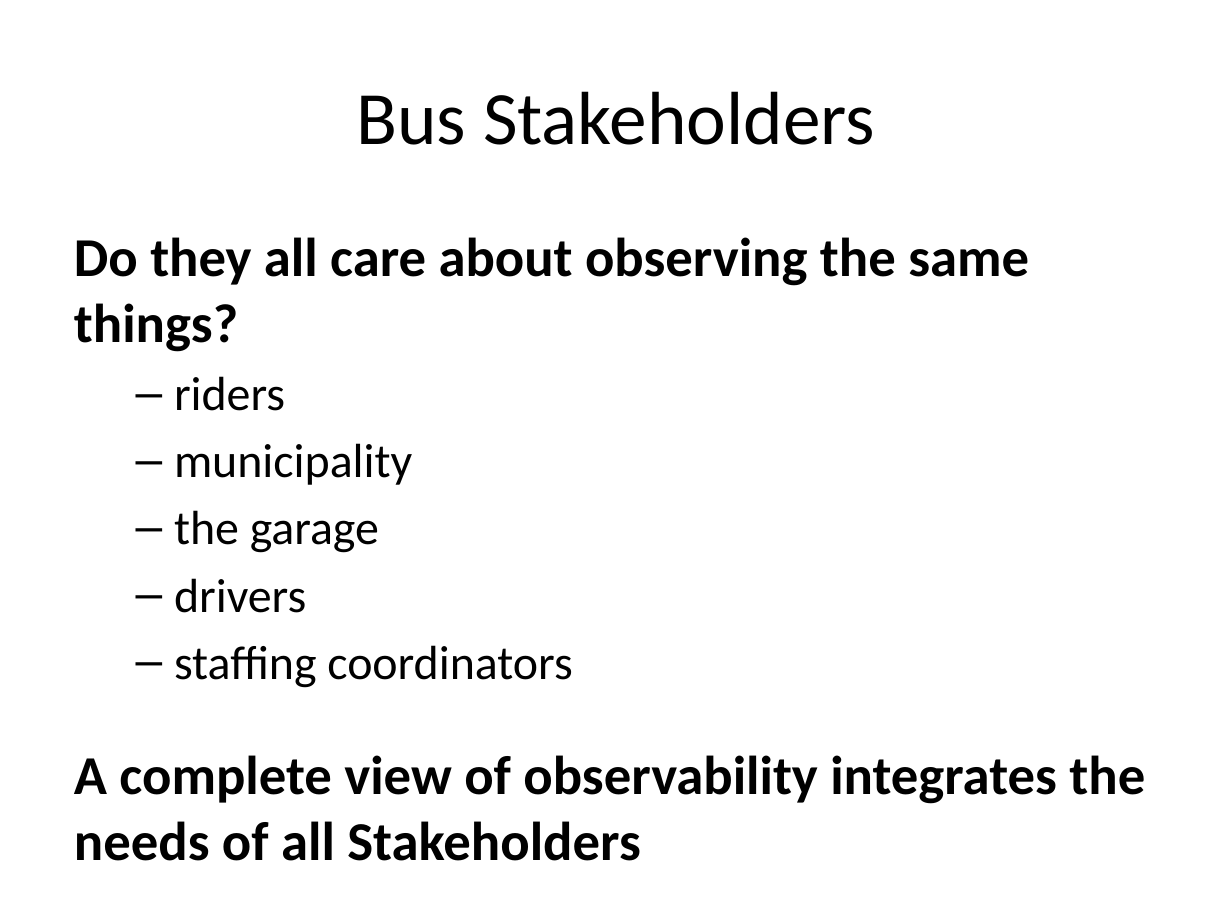
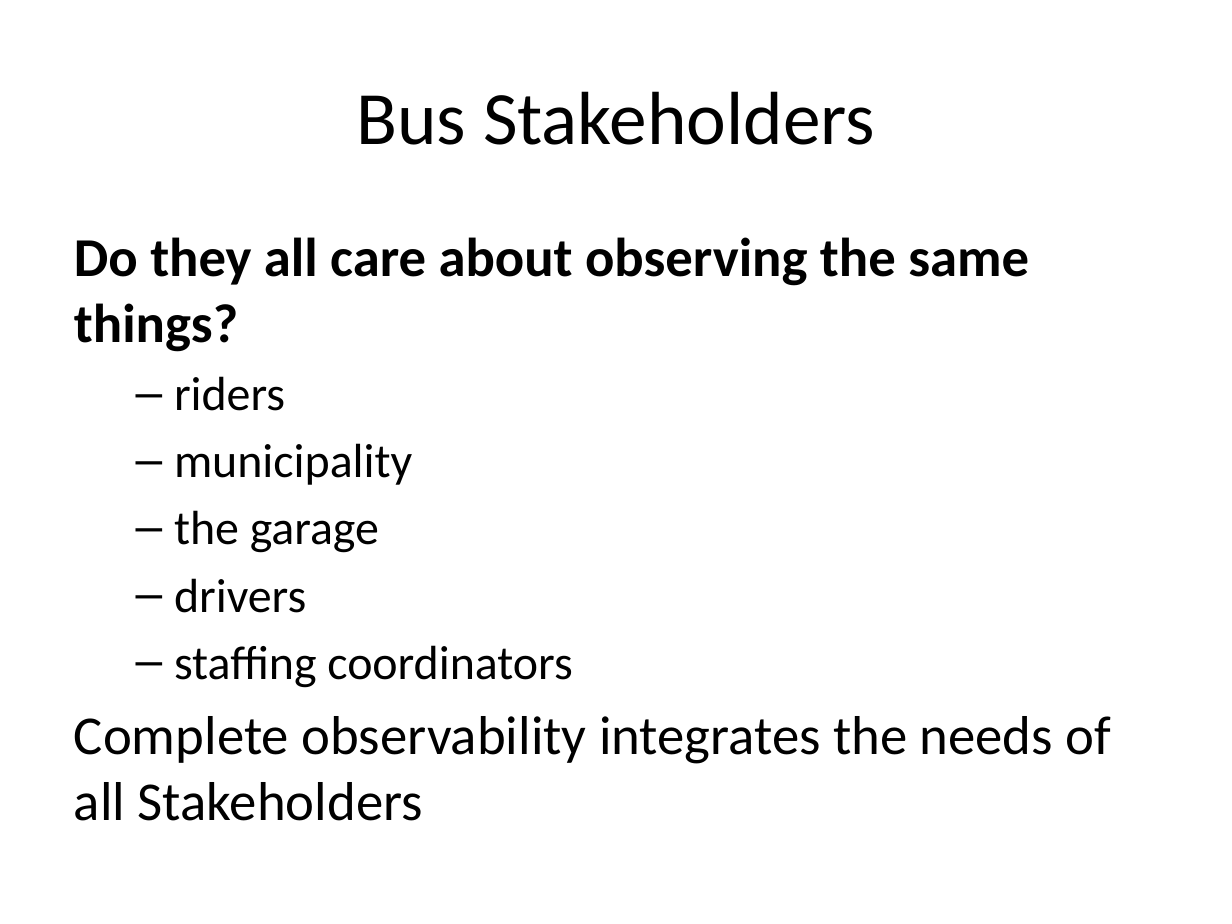
Before and after one commit to rhildred/INFO8985, a slide deck: slide 6 of observability/slides.pptx. Drawn at 1232x924 pixels with LibreOffice and Linux fonts; fonts in the diff are those of the drawing. Boxes give left, top, right and bottom in pixels: in the first picture for what was removed or moved away, otherwise in the second. Text is boxed around its words. In the diff, an @@ line names an element or a change of style, - is before the commit and + after.

```diff
--- a/observability/slides.pptx
+++ b/observability/slides.pptx
@@ text at bbox=[74, 716, 1112, 821]: text changed; bold off @@
-A complete view of observability integrates the needs of all Stakeholders
+Complete observability integrates the needs of all Stakeholders
```
Also in this commit, not shown: 4 other slides changed, 7 slides added, 17 other files.
